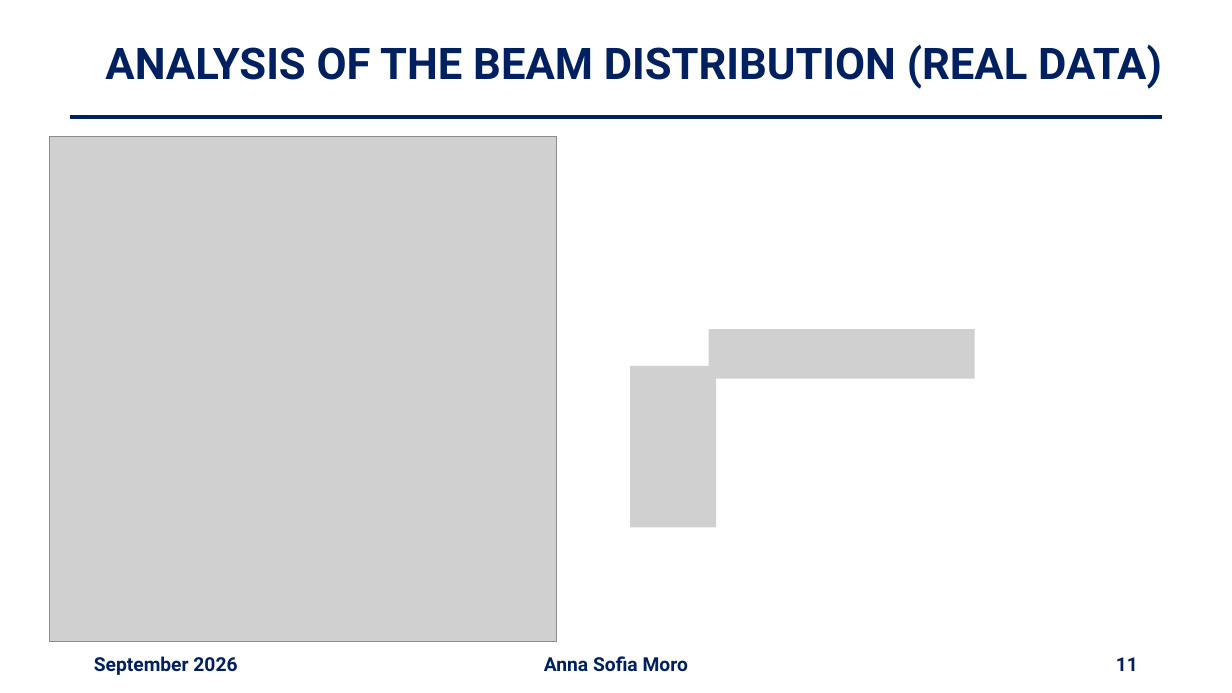
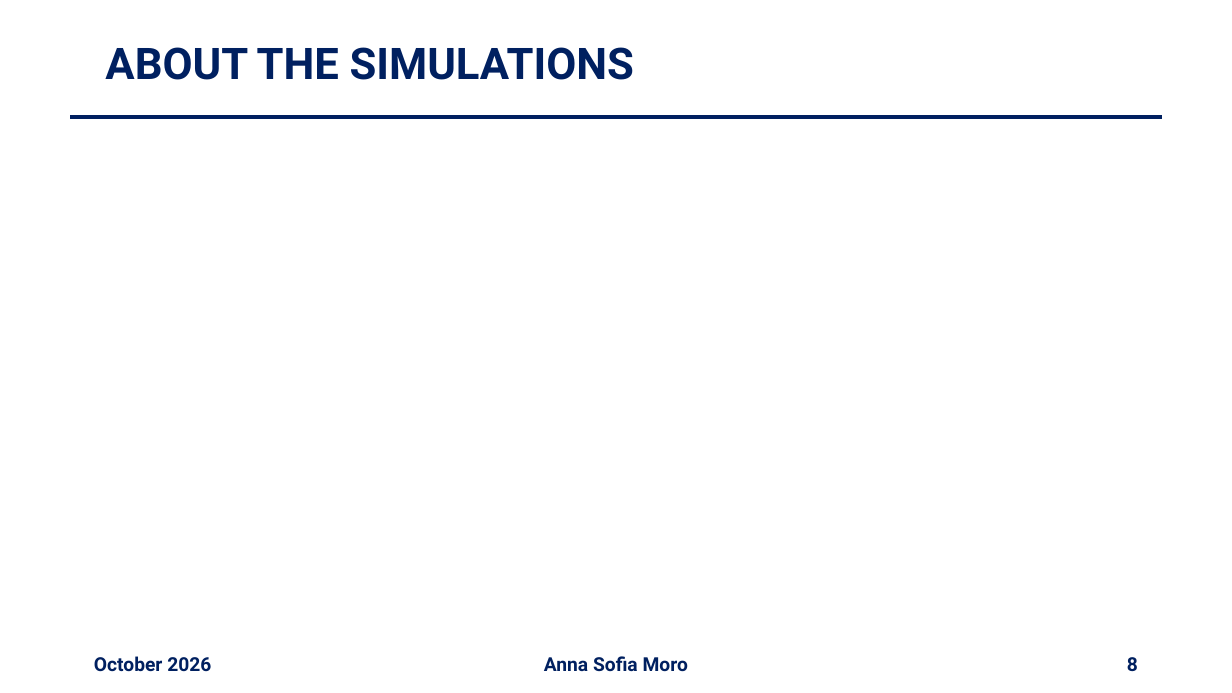
Before and after one commit to annaasofia/tesi, a slide deck: slide 8 of slides/week13.pptx (slide 11 before the commit). Drawn at 1232x693 pixels with LibreOffice and Linux fonts; fonts in the diff are those of the drawing; grey boxes stand for pictures. Boxes give left, top, right and bottom in pixels: in the first picture for what was removed or moved away, otherwise in the second. Text is boxed around its words. In the diff, an @@ line names an element or a change of style, - is before the commit and + after.

```diff
--- a/slides/week13.pptx
+++ b/slides/week13.pptx
@@ title at bbox=[105, 47, 634, 80]: text changed @@
-ANALYSIS OF THE BEAM DISTRIBUTION (REAL DATA)
+ABOUT THE SIMULATIONS
@@ picture removed at bbox=[49, 137, 557, 642] @@
@@ picture removed at bbox=[709, 329, 975, 379] @@
@@ picture removed at bbox=[630, 366, 716, 528] @@
@@ text at bbox=[94, 656, 211, 672]: text changed @@
-September 2026
+October 2026
@@ page number at bbox=[1127, 657, 1138, 671]: text changed @@
-11
+8
```
Also in this commit, not shown: 8 other slides changed, 4 slides added, 6 slides removed, 2 other files.
